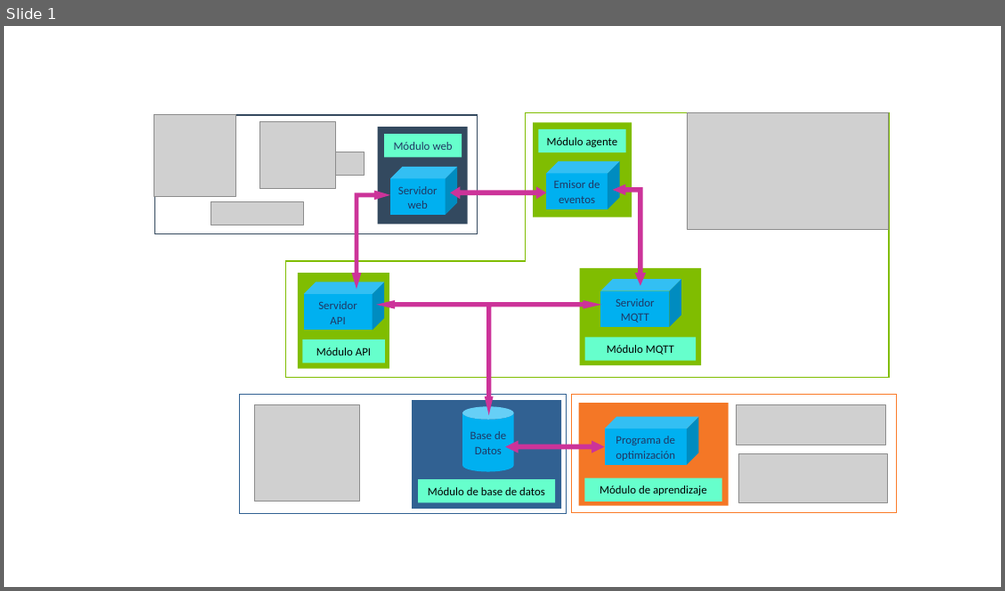
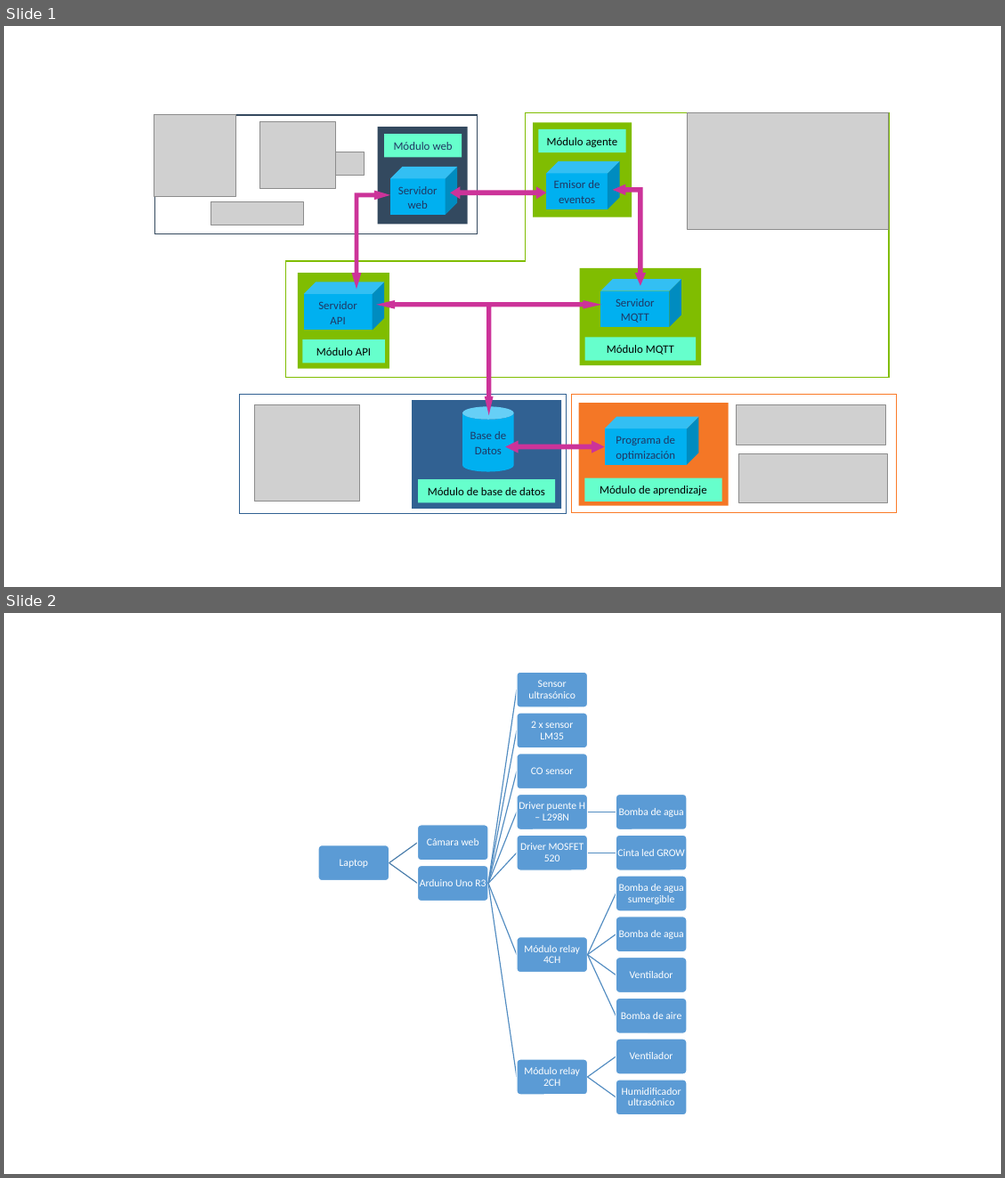
Before and after one commit to llaksa/raphi, a slide deck: raphi-paper/tesis.pptm. Shown one above the other, each under a label of ours: slide 1 before the commit, slides 1 and 2 after it. The pictures are 1005x591 and 1005x1178 pixels, drawn with LibreOffice and Linux fonts; fonts in the diff are those of the drawing; grey boxes stand for pictures. Boxes give left, top, right and bottom in pixels: in the first picture for what was removed or moved away, otherwise in the second. Text is boxed around its words. In the diff, an @@ line names an element or a change of style, - is before the commit and + after.

Commit message:
improving docs

```diff
--- a/raphi-paper/tesis.pptm
+++ b/raphi-paper/tesis.pptm
@@ slide 2 added at bbox=[4, 613, 1001, 1174], background #FFFFFF @@
@@ group added at bbox=[318, 672, 687, 1115]: 18 rounded rectangles, 18 texts, 17 freeform shapes @@
+Laptop
+Cámara web
+Arduino Uno R3
+Sensor ultrasónico
+2 x sensor LM35
+CO sensor
+Driver puente H – L298N
+Bomba de agua
+Driver MOSFET 520
+Cinta led GROW
+Módulo relay 4CH
+Bomba de agua sumergible
+Bomba de agua
+Ventilador
+Bomba de aire
+Módulo relay 2CH
+Ventilador
+Humidificador ultrasónico
```
